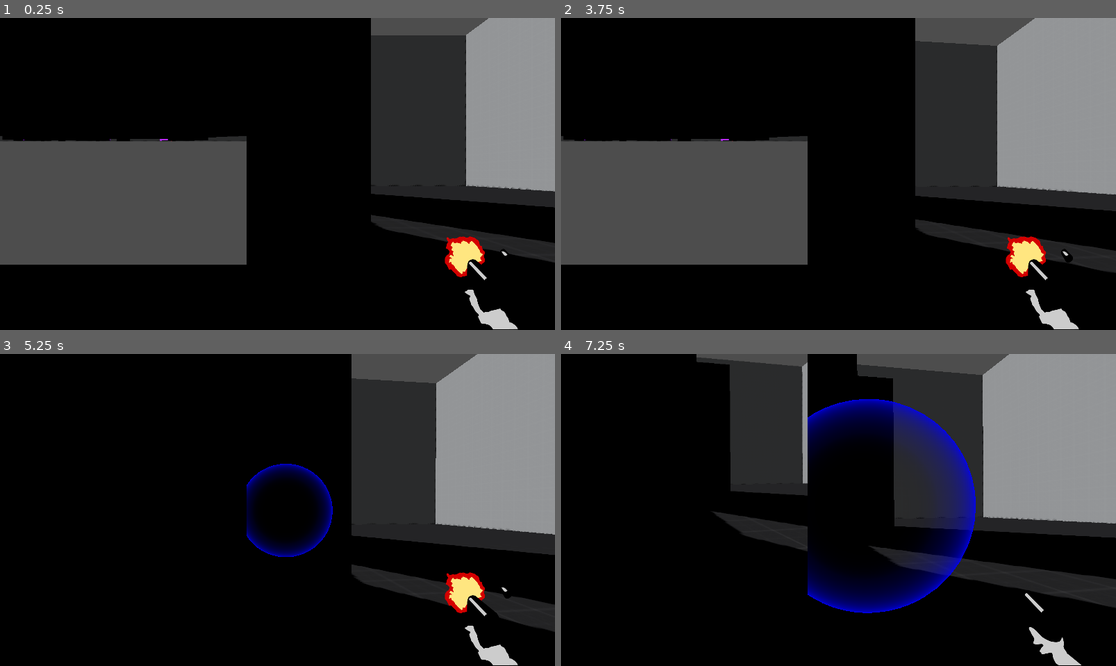
Above: before the commit, frames 1-4 (two rows, left to right).
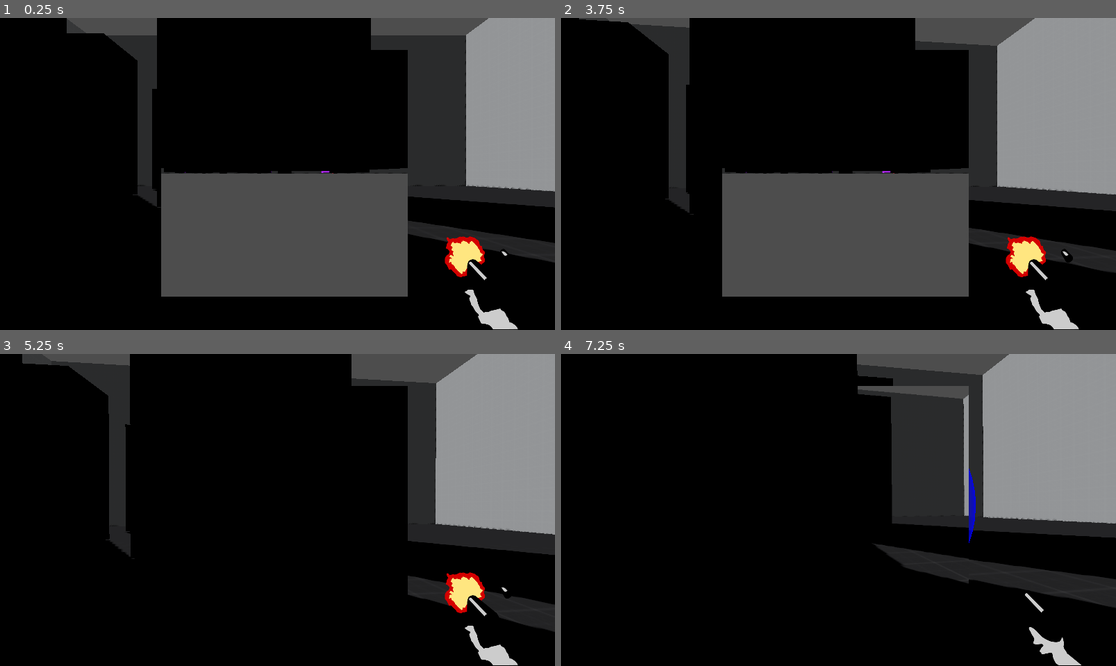
Above: after the commit, the same moments.

Repository: anirudhvsp/sourceFps
Game: Godot game, scene res://Scenes/world.tscn
Two runs of this game, one before a commit and one after it. Both use one fixed random seed, a clock stepped at 60 frames per second and the inputs below.
Inputs (mouse positions are in pixels of both pictures, inside the frame that each line leads up to):
- Up to frame 1 (0.25 s): no input
- Up to frame 2 (3.75 s): move the mouse to (866, 174) at 0.52 s; hold Q (ability1) 0.53-1.28 s; hold W (forward) from 0.53 s (still down); tap Space (jump) at 0.77, 1.52, 3.02 s; move the mouse to (810, 174) at 1.27 s; tap Q (ability1) at 1.35, 2.3, 3.05 s; tap Enter at 2 s; move the mouse to (849, 167) at 2.02 s; press the mouse at (849, 167) at 2.03 s; move the mouse to (832, 180) at 2.77 s; release the mouse at (832, 180) at 2.78 s; right-click (832, 180) at 2.85 s; tap ` (reset) at 3.5 s; move the mouse to (877, 177) at 3.52 s; hold Shift (walk) from 3.53 s (still down)
- Up to frame 3 (5.25 s): keep holding W (forward); tap Space (jump) at 3.77, 4.52 s; tap Q (ability1) at 3.8, 4.35 s; move the mouse to (233, 506) at 4.27 s; release Shift (walk) at 4.28 s; tap ` (reset) at 5 s; move the mouse to (283, 510) at 5.02 s; hold Q (ability1) from 5.03 s (still down)
- Up to frame 4 (7.25 s): move the mouse to (816, 503) at 5.77 s; release W (forward) at 5.78 s; release Q (ability1) at 5.78 s; hold D (right) 5.78-6.53 s; click (816, 503) at 5.85 s; tap Space (jump) at 6.02, 6.77 s; tap Q (ability1) at 6.05 s; move the mouse to (866, 510) at 6.52 s; hold W (forward) from 6.53 s (still down); hold Q (ability1) from 6.53 s (still down); right-click (866, 510) at 6.6 s

The runs differ from the first frame. In frame 1, 31% of the frame differs, in the area x 0-74%, y 0-90%; in frame 2, 32%; in frame 3, 10%; in frame 4, 16%.

Commit message:
Added Hc1 camera demo to index

Diff:
--- /dev/null
+++ b/Scenes/SubViewportContainer.gd
@@ -0,0 +1,18 @@
+extends SubViewportContainer
+
+# Called when the node enters the scene tree for the first time.
+func _ready():
+	# Get the window size
+	var window_size = get_viewport_rect().size
+	print(window_size)
+	# Get the size of the HUD sprite (frame_size for AnimatedSprite2D)
+	var hud_size = window_size/2
+	print(hud_size)
+	size = window_size
+	# Set the initial position of the HUD sprite to the corner of the window
+	#position.x = window_size.x - hud_size.x
+	#position.y = window_size.y - hud_size.y
+
+# Called every frame. 'delta' is the elapsed time since the previous frame.
+func _process(delta):
+	pass
--- a/Scenes/player.tscn
+++ b/Scenes/player.tscn
@@ -5,7 +5,7 @@
 [ext_resource type="Script" path="res://scripts/AnimatedSprite2D.gd" id="3_1aqq3"]
 [ext_resource type="Texture2D" uid="uid://bv0oswwa6fu7q" path="res://Assets/crosshair.png" id="4_nogtv"]
 [ext_resource type="Script" path="res://scripts/Sprite2D.gd" id="4_ywbrj"]
-[ext_resource type="Script" path="res://scripts/SubViewport.gd" id="6_aqpba"]
+[ext_resource type="Script" path="res://Scenes/SubViewportContainer.gd" id="6_hayhc"]
 
 [sub_resource type="CapsuleShape3D" id="CapsuleShape3D_wvnth"]
 radius = 0.35
@@ -96,10 +96,14 @@
 script = ExtResource("4_ywbrj")
 
 [node name="SubViewportContainer" type="SubViewportContainer" parent="."]
-offset_right = 40.0
-offset_bottom = 40.0
+offset_left = 335.0
+offset_top = 67.0
+offset_right = 847.0
+offset_bottom = 579.0
+script = ExtResource("6_hayhc")
 
 [node name="SubViewport" type="SubViewport" parent="SubViewportContainer"]
-script = ExtResource("6_aqpba")
+handle_input_locally = false
+render_target_update_mode = 4
 
 [node name="Camera3D" type="Camera3D" parent="SubViewportContainer/SubViewport"]
--- a/project.godot
+++ b/project.godot
@@ -14,6 +14,10 @@
 run/main_scene="res://Scenes/world.tscn"
 config/features=PackedStringArray("4.1", "Forward Plus")
 config/icon="res://icon.svg"
+
+[filesystem]
+
+import/fbx/enabled=false
 
 [input]
 
@@ -75,6 +79,26 @@
 , Object(InputEventMouseButton,"resource_local_to_scene":false,"resource_name":"","device":-1,"window_id":0,"alt_presse …(244 unchanged characters)…
 ]
 }
+dial_up={
+"deadzone": 0.5,
+"events": [Object(InputEventJoypadMotion,"resource_local_to_scene":false,"resource_name":"","device":-1,"axis":1,"axis_value":-1.0,"script":null)
+]
+}
+dial_down={
+"deadzone": 0.5,
+"events": [Object(InputEventJoypadMotion,"resource_local_to_scene":false,"resource_name":"","device":-1,"axis":1,"axis_value":1.0,"script":null)
+]
+}
+dial_left={
+"deadzone": 0.5,
+"events": [Object(InputEventJoypadMotion,"resource_local_to_scene":false,"resource_name":"","device":-1,"axis":0,"axis_value":-1.0,"script":null)
+]
+}
+dial_right={
+"deadzone": 0.5,
+"events": [Object(InputEventJoypadMotion,"resource_local_to_scene":false,"resource_name":"","device":-1,"axis":0,"axis_value":1.0,"script":null)
+]
+}
 
 [rendering]
 
--- a/scripts/Player.gd
+++ b/scripts/Player.gd
@@ -11,6 +11,7 @@
 @onready var animated_sprite_2d = $Head/GunAnchor/Node2D/AnimatedSprite2D
 @onready var ray_cast_3d = $Head/RayCast3D
 @onready var camera_3d = $SubViewportContainer/SubViewport/Camera3D
+@onready var sub_viewport_container = $SubViewportContainer
 
 @onready var omni_light_3d = $Head/OmniLight3D
 var bullet_scene = preload("res://Scenes/bullet.tscn")  # Update the path to your bullet scene
@@ -167,7 +168,7 @@
 		#warpCamInstance.get_child(0).set_current(true)
 		camera_3d.global_position = warpCamInstance.global_position
 		camera_3d.global_rotation = warpCamInstance.global_rotation
-
+		sub_viewport_container.visible = true
 
 
 
@@ -180,6 +181,8 @@
 		tpMarkerInstance = null
 		sloMo = false
 		warpCamInstance.queue_free()
+		sub_viewport_container.visible = false
+
 func process_movement(delta):
 	# Get the normalized input direction so that we don't move faster on diagonals
 	var wish_dir = direction.normalized()
Binary file added: Assets/dial.fbx
Binary file added: Assets/dial.glb
Not shown, added: Assets/dial.glb.import
Not shown, added: builds/web/build9.apple-touch-icon.png.import
Not shown, added: builds/web/build9.icon.png.import
Not shown, added: builds/web/build9.png.import
Not shown, changed: builds/web/index.html
Not shown, changed: builds/web/index.pck
